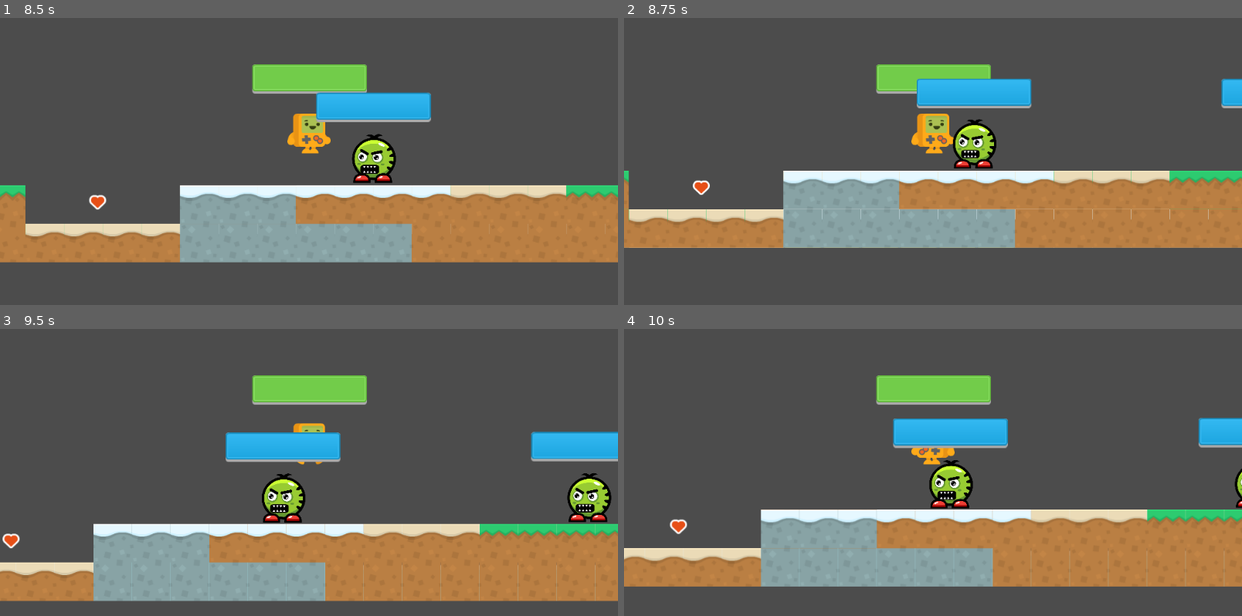
Above: before the commit, frames 1-4 (two rows, left to right).
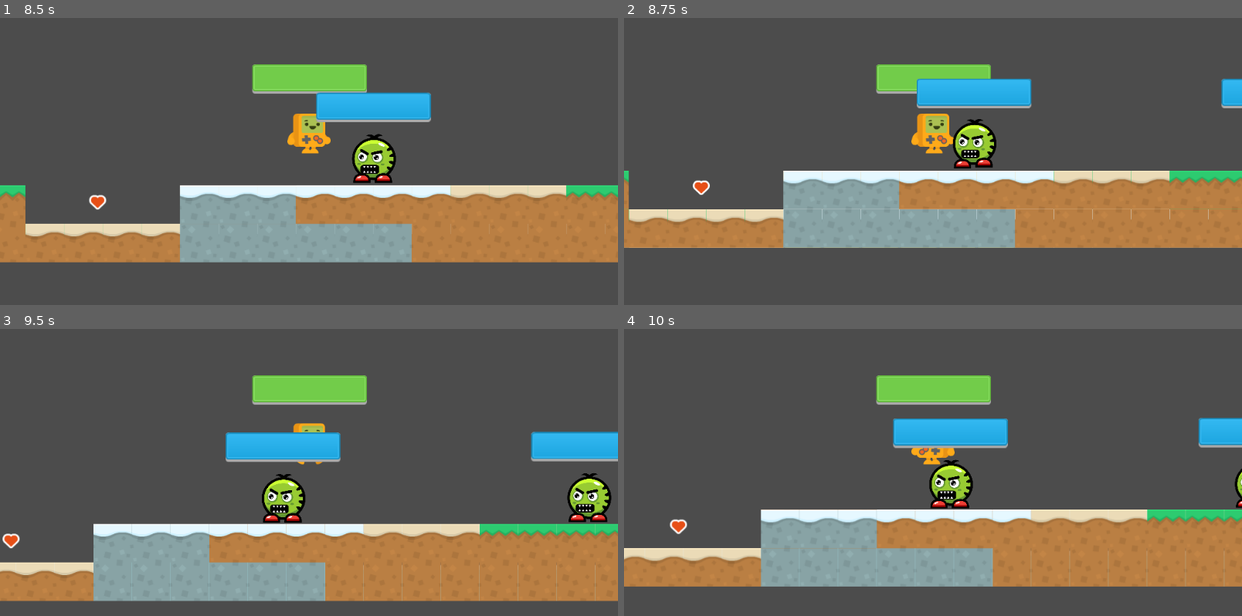
Above: after the commit, the same moments.

Repository: Boyquotes/platformer2d-sandbox
Game: Godot game, scene res://levels/DemoLevel.tscn
The game is run twice, just before and just after one commit, with the same random seed, the same clock (stepped at 60 frames per second) and the same inputs.
Inputs:
- Up to frame 1 (8.5 s): hold D (move_right) 0.53-2.03 s; tap R (attack) at 0.6, 1.35, 2.3, 2.85, 3.6, 4.55, 5.1, 5.85, 6.8, 7.35, 8.1 s; tap Space (move_jump) at 0.77, 1.52, 3.02, 3.77, 4.52, 6.02, 6.77, 7.52 s; hold A (move_left) 2.03-2.78 s; hold Q (block) 2.03-2.78 s; hold D (move_right) 2.78-4.28 s; hold A (move_left) 4.28-5.03 s; tap Q (block) at 4.35 s; hold D (move_right) 5.03-5.78 s; hold A (move_left) 5.78-7.28 s; hold Q (block) 6.53-7.28 s; hold D (move_right) from 7.28 s (still down)
- Up to frame 2 (8.75 s): keep holding D (move_right)
- Up to frame 3 (9.5 s): keep holding D (move_right); tap Q (block) at 8.85 s; tap Space (move_jump) at 9.02 s; tap R (attack) at 9.05 s
- Up to frame 4 (10 s): release D (move_right) at 9.53 s; hold A (move_left) from 9.53 s (still down); tap R (attack) at 9.6 s; tap Space (move_jump) at 9.77 s

Frame 1 is identical in both runs. In frame 2, 0.2% of the frame differs, in the area x 53-60%, y 35-53%; in frame 3, 0.1%; in frame 4, 0.1%.

Commit message:
Added idle and move callbacks for Enemy

Diff:
--- a/scripts/Enemy.gd
+++ b/scripts/Enemy.gd
@@ -14,6 +14,9 @@
 
 onready var DetectionRaycast: RayCast2D
 onready var AttackTimer:Timer
+
+func do_on_idle():
+	pass
 
 
 func do_on_move():
@@ -65,7 +68,6 @@
 	motion.x = -(direction.x)
 	motion.y = 0
 	is_moving = true
-	do_on_move()
 	move_and_slide(motion)
 
 
@@ -92,3 +94,8 @@
 		target = null
 		AttackTimer.stop()
 		is_moving = false
+
+	if is_moving:
+		do_on_move()
+	else:
+		do_on_idle()
--- a/scripts/GreenMonsterEnemy.gd
+++ b/scripts/GreenMonsterEnemy.gd
@@ -1,6 +1,4 @@
 extends "res://scripts/Enemy.gd"
-
-var can_attack:bool = false
 
 onready var ASprite = $AnimatedSprite
 onready var AttackRaycast = $AttackRaycast
@@ -18,8 +16,9 @@
 	Healthbar.value = health
 
 
-#func do_on_move():
-#	if is_moving:
-#		ASprite.play('walk')
-#	else:
-#		ASprite.play('idle')
+func do_on_move():
+	ASprite.play('walk')
+
+
+func do_on_idle():
+	ASprite.play('idle')
